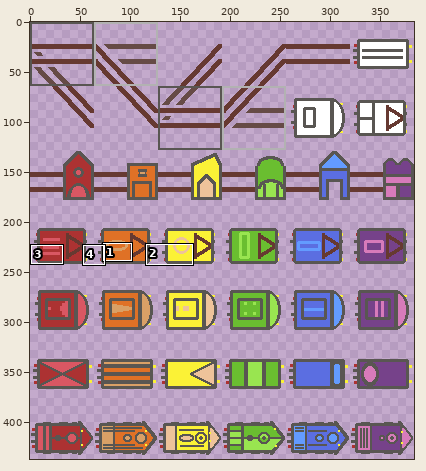
Sprite sheet, stored at rails.png. Above: a wide view before the commit, with the close-up outlined.
Close-up. Before:
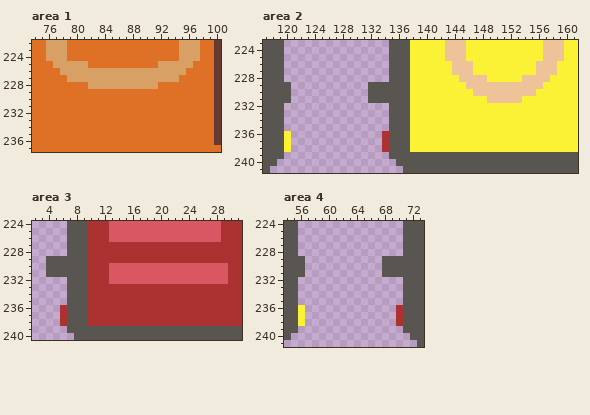
The file is 384x448 pixels. Colours within 5 levels of each other are drawn and written as one. Shown: area 1: x 74..100, y 222..237; area 2: x 117..161, y 223..241; area 3: x 2..31, y 224..240; area 4: x 54..73, y 224..241. The wide view leaves out empty margins. The commit also changed other parts of the picture, which this record leaves out.
New version:
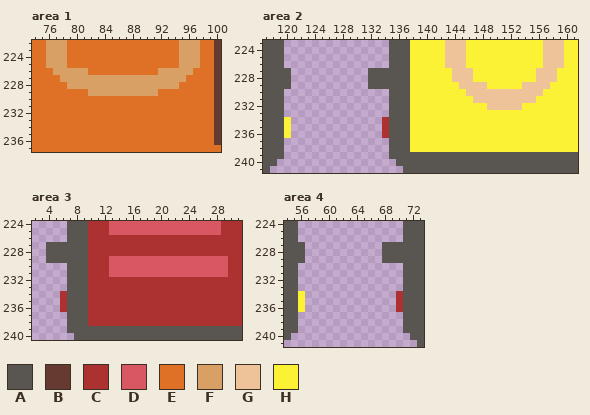
Palette (. is transparent): A #595652  B #663931  C #ac3232  D #d95763  E #df7126  F #d9a066  G #eec39a  H #fbf236
From old to new:
--- area 1
@@ x 74..100 @@
 224 EEFFFEEEEEEEEEEEEEEEEFFFEEB
-225 EEEFFFFFEEEEEEEEEEFFFFFEEEB
-226 EEEEFFFFFFFFFFFFFFFFFFEEEEB
-227 EEEEEFFFFFFFFFFFFFFFFEEEEEB
-228 EEEEEEEEFFFFFFFFFFEEEEEEEEB
-229 EEEEEEEEEEEEEEEEEEEEEEEEEEB
+225 EEFFFEEEEEEEEEEEEEEEEFFFEEB
+226 EEEFFFFFEEEEEEEEEEFFFFFEEEB
+227 EEEEFFFFFFFFFFFFFFFFFFEEEEB
+228 EEEEEFFFFFFFFFFFFFFFFEEEEEB
+229 EEEEEEEEFFFFFFFFFFEEEEEEEEB
 230 EEEEEEEEEEEEEEEEEEEEEEEEEEB
--- area 2
@@ x 117..161 @@
 225 AAA...............AAAHHHHHGGGHHHHHHHHHHHGGGHH
-226 AAA...............AAAHHHHHHGGGHHHHHHHHHGGGHHH
-227 AAA...............AAAHHHHHHGGGHHHHHHHHHGGGHHH
-228 AAA...............AAAHHHHHHHGGGGHHHHHGGGGHHHH
-229 AAAA...........AAAAAAHHHHHHHHGGGGGGGGGGGHHHHH
-230 AAAA...........AAAAAAHHHHHHHHHGGGGGGGGGHHHHHH
-231 AAAA...........AAAAAAHHHHHHHHHHHGGGGGHHHHHHHH
-232 AAA...............AAAHHHHHHHHHHHHHHHHHHHHHHHH
+226 AAA...............AAAHHHHHGGGHHHHHHHHHHHGGGHH
+227 AAAA...........AAAAAAHHHHHHGGGHHHHHHHHHGGGHHH
+228 AAAA...........AAAAAAHHHHHHGGGHHHHHHHHHGGGHHH
+229 AAAA...........AAAAAAHHHHHHHGGGGHHHHHGGGGHHHH
+230 AAA...............AAAHHHHHHHHGGGGGGGGGGGHHHHH
+231 AAA...............AAAHHHHHHHHHGGGGGGGGGHHHHHH
+232 AAA...............AAAHHHHHHHHHHHGGGGGHHHHHHHH
 233 AAA...............AAAHHHHHHHHHHHHHHHHHHHHHHHH
-234 AAA...............AAAHHHHHHHHHHHHHHHHHHHHHHHH
-235 AAA...............AAAHHHHHHHHHHHHHHHHHHHHHHHH
+234 AAAH.............CAAAHHHHHHHHHHHHHHHHHHHHHHHH
+235 AAAH.............CAAAHHHHHHHHHHHHHHHHHHHHHHHH
 236 AAAH.............CAAAHHHHHHHHHHHHHHHHHHHHHHHH
-237 AAAH.............CAAAHHHHHHHHHHHHHHHHHHHHHHHH
-238 AAAH.............CAAAHHHHHHHHHHHHHHHHHHHHHHHH
+237 AAA...............AAAHHHHHHHHHHHHHHHHHHHHHHHH
+238 AAA...............AAAHHHHHHHHHHHHHHHHHHHHHHHH
 239 AAA...............AAAAAAAAAAAAAAAAAAAAAAAAAAA
--- area 3
@@ x 2..31 @@
 225 .....AAACCCDDDDDDDDDDDDDDDDCCC
-226 .....AAACCCDDDDDDDDDDDDDDDDCCC
-227 .....AAACCCCCCCCCCCCCCCCCCCCCC
-228 .....AAACCCCCCCCCCCCCCCCCCCCCC
-229 ..AAAAAACCCCCCCCCCCCCCCCCCCCCC
-230 ..AAAAAACCCDDDDDDDDDDDDDDDDDCC
-231 ..AAAAAACCCDDDDDDDDDDDDDDDDDCC
-232 .....AAACCCDDDDDDDDDDDDDDDDDCC
+226 .....AAACCCCCCCCCCCCCCCCCCCCCC
+227 ..AAAAAACCCCCCCCCCCCCCCCCCCCCC
+228 ..AAAAAACCCCCCCCCCCCCCCCCCCCCC
+229 ..AAAAAACCCDDDDDDDDDDDDDDDDDCC
+230 .....AAACCCDDDDDDDDDDDDDDDDDCC
+231 .....AAACCCDDDDDDDDDDDDDDDDDCC
+232 .....AAACCCCCCCCCCCCCCCCCCCCCC
 233 .....AAACCCCCCCCCCCCCCCCCCCCCC
-234 .....AAACCCCCCCCCCCCCCCCCCCCCC
-235 .....AAACCCCCCCCCCCCCCCCCCCCCC
+234 ....CAAACCCCCCCCCCCCCCCCCCCCCC
+235 ....CAAACCCCCCCCCCCCCCCCCCCCCC
 236 ....CAAACCCCCCCCCCCCCCCCCCCCCC
-237 ....CAAACCCCCCCCCCCCCCCCCCCCCC
-238 ....CAAACCCCCCCCCCCCCCCCCCCCCC
+237 .....AAACCCCCCCCCCCCCCCCCCCCCC
+238 .....AAACCCCCCCCCCCCCCCCCCCCCC
 239 .....AAAAAAAAAAAAAAAAAAAAAAAAA
--- area 4
@@ x 54..73 @@
 226 AA...............AAA
-227 AA...............AAA
-228 AA...............AAA
+227 AAA...........AAAAAA
+228 AAA...........AAAAAA
 229 AAA...........AAAAAA
-230 AAA...........AAAAAA
-231 AAA...........AAAAAA
+230 AA...............AAA
+231 AA...............AAA
 232 AA...............AAA
 233 AA...............AAA
-234 AA...............AAA
-235 AA...............AAA
+234 AAH.............CAAA
+235 AAH.............CAAA
 236 AAH.............CAAA
-237 AAH.............CAAA
-238 AAH.............CAAA
+237 AA...............AAA
+238 AA...............AAA
 239 AA...............AAA
Changed places in both close-ups, as pixel boxes (x1, y1, x2, y2):
changed: (46, 61, 200, 96)
changed: (445, 61, 564, 110)
changed: (284, 68, 291, 152)
changed: (368, 68, 389, 152)
changed: (109, 235, 228, 284)
changed: (46, 242, 67, 326)
changed: (298, 242, 305, 326)
changed: (382, 242, 403, 326)
